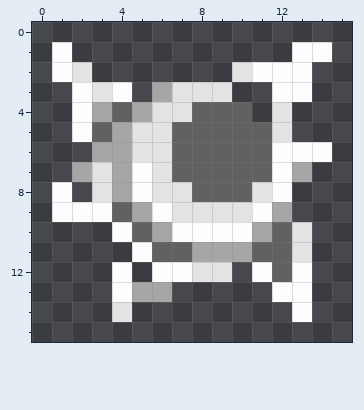
Two versions of one pixel-art sprite, assets/spellvox/textures/custom/items/dyeable/atom_accent.png. Above is the file before it was changed.
The file is 16x16 pixels. Colours within 5 levels of each other are drawn and written as one.
The same view after the edit:
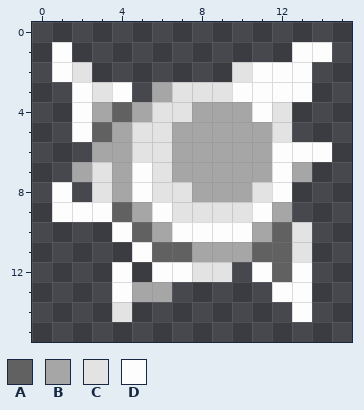
Palette (. is transparent): A #616161  B #a6a6a6  C #e3e3e3  D #fdfdfd
The edit:
Colour A gives way to colour B in row 4 at x 8 to 10; in rows 5 to 7 at x 7 to 11; in row 8 at x 8 to 10.
The edit adds colour D in row 3 at x 10 to 11; in row 4 at x 11.
Where, in picture pixels (left, top, right, bottom), the same in both pictures:
changed: (172, 82, 272, 202)
